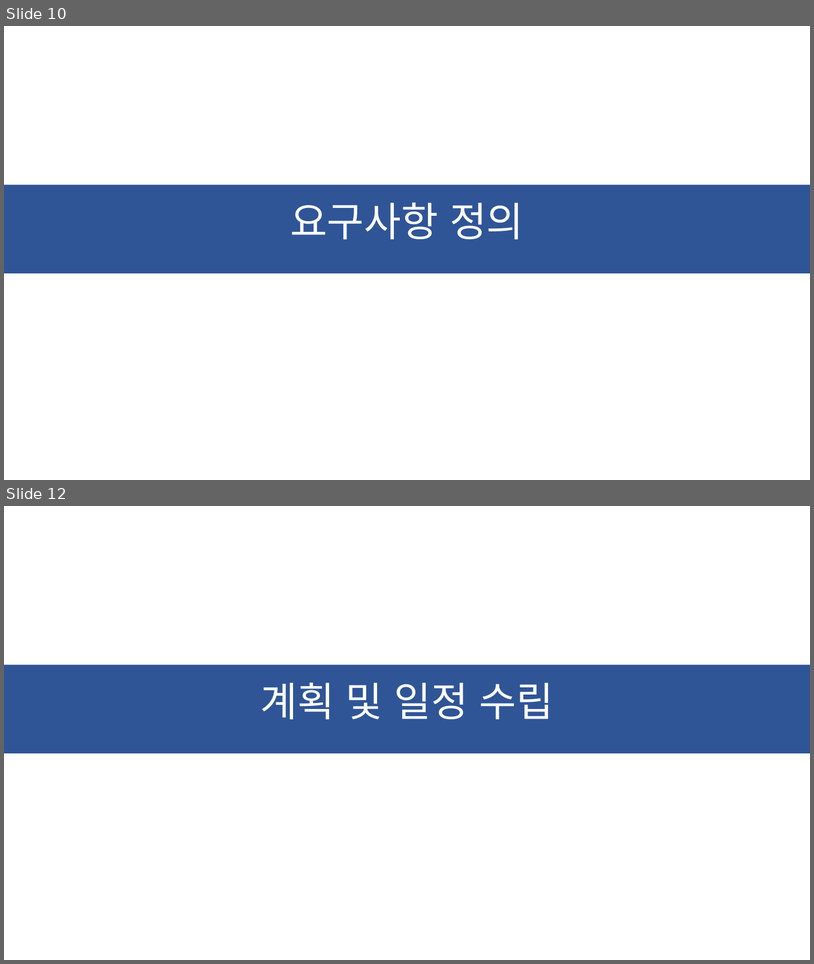
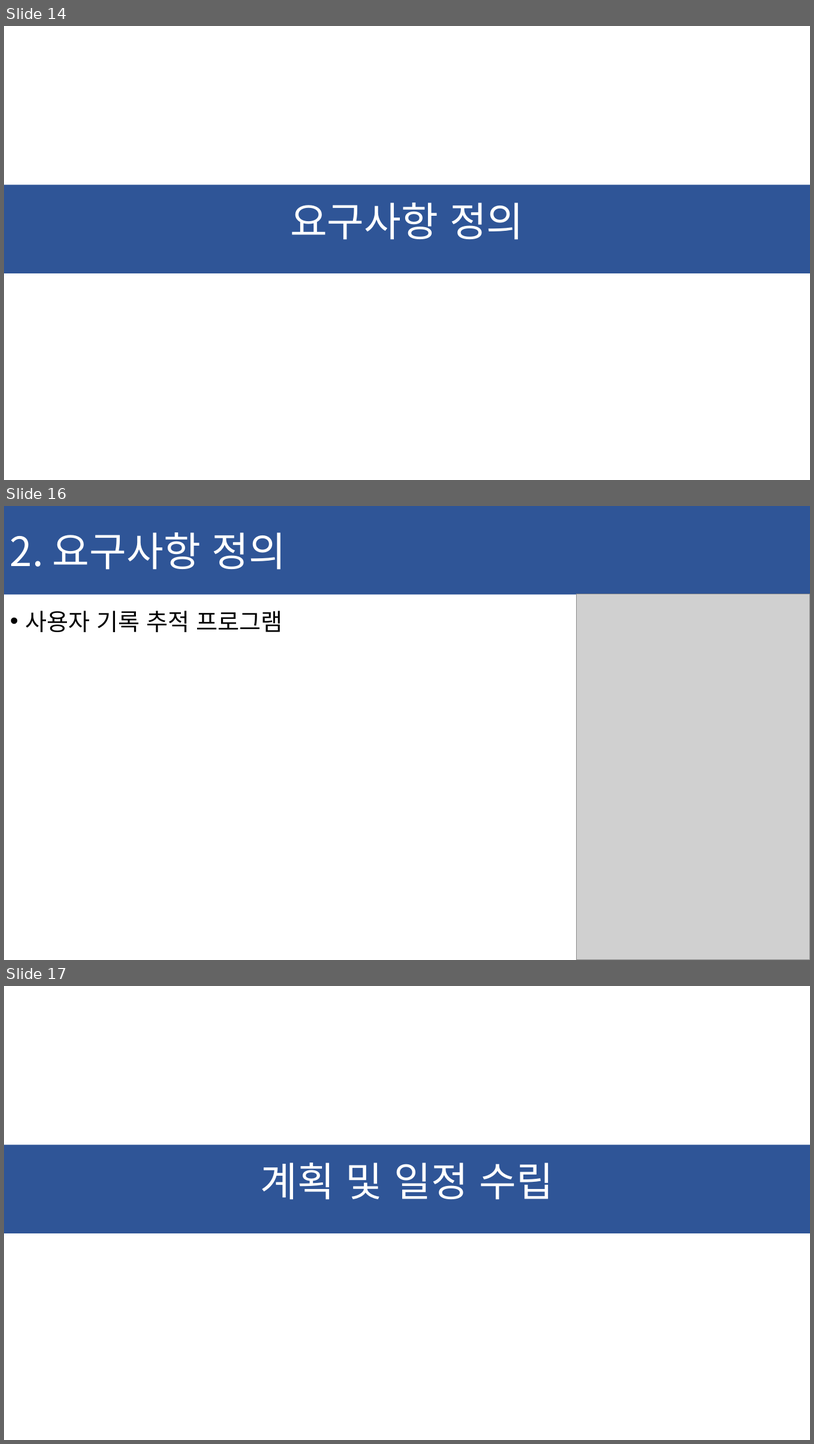
Before and after one commit to ChaeSung-Lee/DJ_InternShip, a slide deck: 2021_Summer/jp.hong/Project_BnD_jph.pptx. Shown one above the other, each under a label of ours: slides 10 and 12 before the commit, slides 14, 16 and 17 after it; the slides between them are not shown. The pictures are 814x964 and 814x1444 pixels, drawn with LibreOffice and Linux fonts; fonts in the diff are those of the drawing; grey boxes stand for pictures. Boxes give left, top, right and bottom in pixels: in the first picture for what was removed or moved away, otherwise in the second. Text is boxed around its words. In the diff, an @@ line names an element or a change of style, - is before the commit and + after.

```diff
--- a/2021_Summer/jp.hong/Project_BnD_jph.pptx
+++ b/2021_Summer/jp.hong/Project_BnD_jph.pptx
@@ slide 16 added at <box>4,506,810,960</box>, background #FFFFFF @@
@@ rectangle added at <box>4,506,810,594</box>, fill #2F5597, 48 pt, text #FFFFFF @@
+2. 요구사항 정의
@@ picture added at <box>577,594,810,960</box> @@
@@ text added at <box>25,610,282,632</box>, 28 pt, text #000000 @@
+• 사용자 기록 추적 프로그램
@@ what was slide 10 is now slide 14 @@
@@ what was slide 12 is now slide 17 @@
```
Also in this commit, not shown: 2 slides changed, 4 other slides added.
